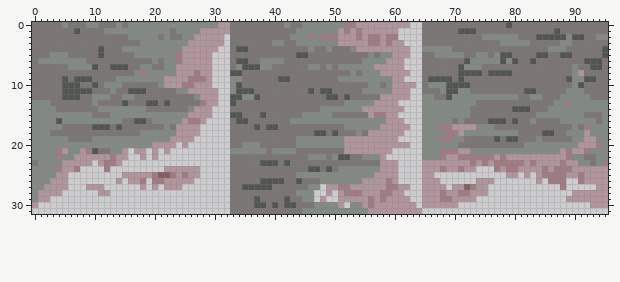
A sprite sheet gets an edit: Assets/Sprites/Tilesets/burnt_ground3.png. Above is the file before it was changed.
The file is 96x32 pixels.
The same view after the edit:
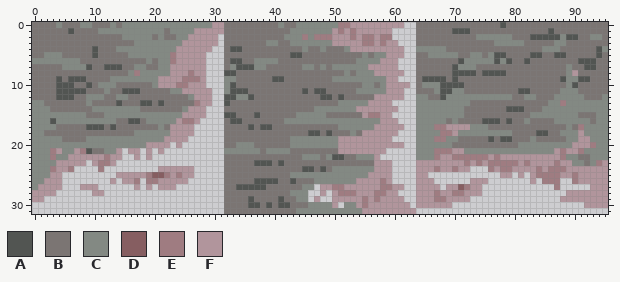
Palette (. is transparent): A #525552  B #7b7573  C #838983  D #865e61  E #9f7c81  F #b1959c
Edits made:
Changed rows in their new state; - is an unchanged pixel.
first column x 0:
 0 ----CB--C-B--CBC--------------F-B--------CB-C------E-F--------.-B-------------AB----------------
 1 ------AB---C----------BC---F----B----------C------FEFEF-----.---B-----A--B------------AB--------
 2 ---------------C----BCB-C-F----.B---------C--ECE--F--EFE-FE-.---B---------C-----B--A----CA-B-C-B
 3 -----------------C-------F-----.B------C-B-C------F----E-FEF-.--B------------C----B----C-B------
 4 ----------AB--C---------F-----.-BA-B---------CB-CB--CF--------.-C----B---------------C--B-----AC
 5 --C--B----AB----C------EF----.--B----------A-B---------CBC-F--.-B-C----B-C-BCA-B---A-B-A-B----AB
 6 C-------B----------CBC-EF----.--BA-B-C---B------------C---F--.--B------AC----ACAB-AB-------A--B-
 7 -----C---AB-A--B-C-B-C-F-----.--BCA--C-B-----C-BCBC-----F----.--B-----AC--B--------------CB-A-B-
 8 ----------------CEC----F--EF-.--A-B-----------------CBC--F----.-B-----A---BA---B---------CFB----
 9 ----ABA--B---C-------F---E--F.--C-B-----A-B-------C--------F-.--BA---BAB----------------AC-A-B--
10 ----A--B-ABC--B-----CF--E-F--.--CAB--------------------C-BCF---.BC--A---B----------------CAB----
11 ----A----B--CB-A--B----C-F----.-CA--B--------ABA-B----C----F--.-B--CA-C-B--------A-B----C--B----
12 ----A--B-C--B-C-B---------CF--.-A-C-AB----------A-BAB----F----.-C-B-AC----------B-C-B--C----B--C
13 --B------CB---AB--A-BAB----EF-.-AB-----------------C----F---.---C--------B------------C-EC------
14 ---B------C-------B------CF--.--B--------------C------F------.--C-------B------A--B--C----------
15 ---------B--C------------F---.--A-B--AB-----C----B-----FE-F-.---C-------B----------C-------B--C-
16 ---AC---------B-A-BC----FE-F.---BA-B------C---------------F--.--C----BCB---A--BAB-CB---C-----BC-
17 ----B----A--BAB------CBF---.----B---ABA-B----------C-----F----.-C--E-F---C--B------------CBEC---
18 --B--------------C-----F---.----B-------------A-BAB--CBF-----.--C---E-FC--------B---A-B-C--FC---
19 -----B---C------------F---.-----B----------C-------F--------.---C--E-C-B----ABA-B--CB----C-F-C--
20 -------------------F---.F.------B-C--B-----C-------F----------.-C-----B----------C--------F--EC-
21 ---EFC-FEAB-C-F.F-.F.F.---------C-----BC---B-------F-------.----C--E--F-C--------------FEF-EC---
22 ---EC-F-----EF-.-F.F.-----------B------------C--BCA-B-C--F.-----C--EF-E-----FEF---------EC-B-C--
23 C---F----.FE-F.-----------------B----A--BAB--------------F--.---F-------EFEFE----FEF---EF-C-BCEF
24 ---EF-E.---E.--------F-----.----B------------A-BABC------F--.---F--EF-EF-.--EFE-F---EFE--F------
25 ---F-.--------F----ED-EFEF-.----B----------C------------F---.---F-.-----------F-.F.FE---F-EF----
26 --F--.-------F.F-E.E-F----.-----B----A---B-AB--C------F---EF.---F--.-----F--.------F.E--.-EF----
27 -F---.--F--.-----F.F.F--.-------B-A----B-----C-.F-E-F-----E-F-.-F---.F-DEF-.-----------E.----F--
28 F---.-----F-.-------------------B----------C--.-F.FE--F--E-F-.--F--EF-E-F--.-------------F------
29 F-.-----------------------------B---AB---AB-C-.F.-F----EFEF---.-F--E-F---.--------------F-------
30 .-------------------------------B---A-BABA-B--C---F.C-FEF------.F-----.---------------------F---
31 --------------------------------B-----------C----------F--------.-------------------------------
Boxes around the changes in both pictures, in picture pixels (x1, y1, x2, y2):
changed: (32, 22, 608, 214)
